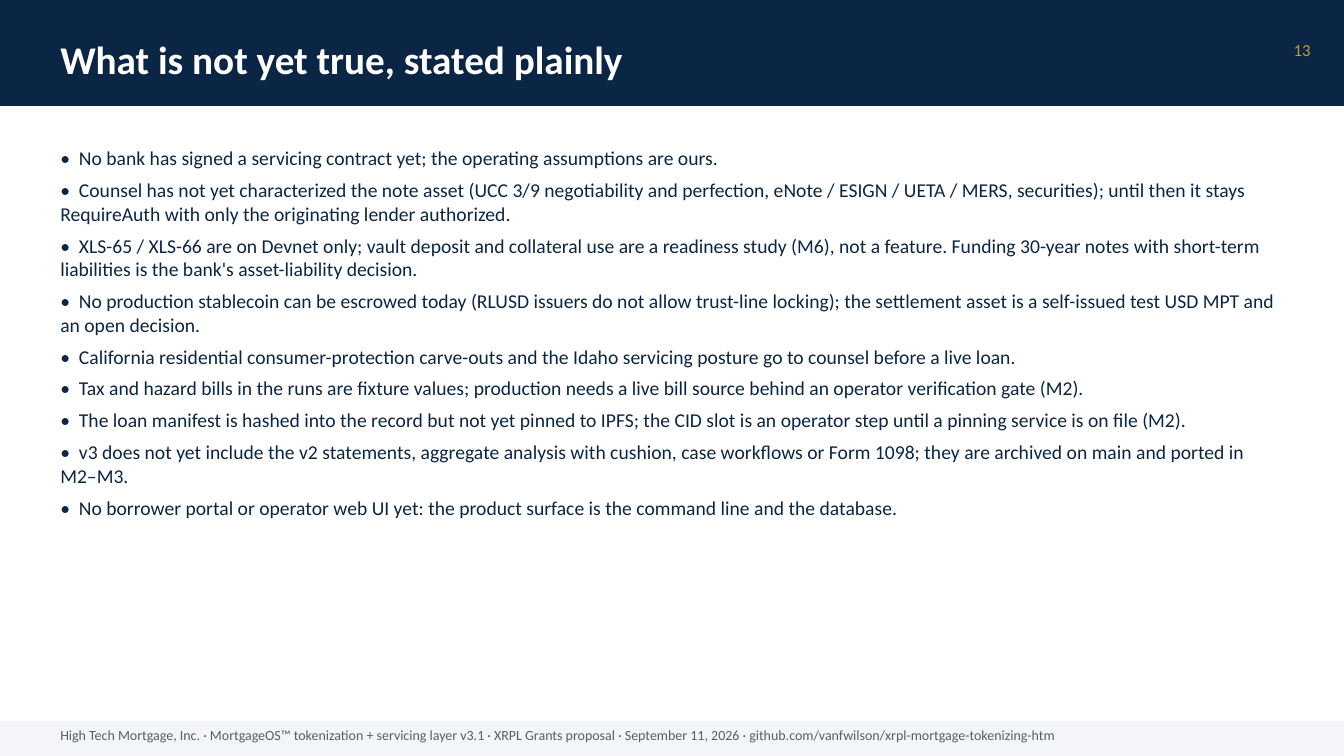
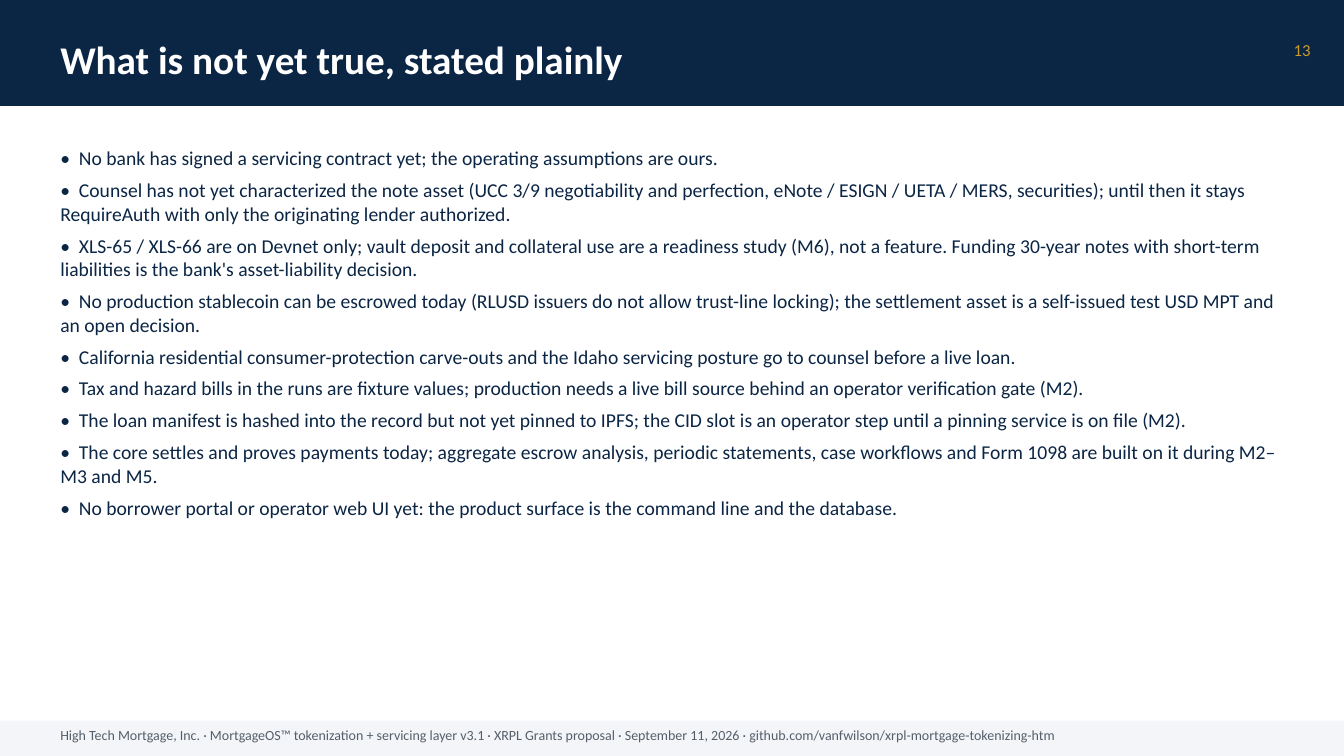
Before and after one commit to vanfwilson/xrpl-mortgage-tokenizing-htm, a slide deck: slide 13 of docs/grant-deck-2026-09-11.pptx. Drawn at 1344x756 pixels with LibreOffice and Linux fonts; fonts in the diff are those of the drawing. Boxes give left, top, right and bottom in pixels: in the first picture for what was removed or moved away, otherwise in the second. Text is boxed around its words. In the diff, an @@ line names an element or a change of style, - is before the commit and + after.

```diff
--- a/docs/grant-deck-2026-09-11.pptx
+++ b/docs/grant-deck-2026-09-11.pptx
@@ text at [60,445,1275,483]: text changed @@
-• v3 does not yet include the v2 statements, aggregate analysis with cushion, case workflows or Form 1098; they are archived on main and ported in M2–M3.
+• The core settles and proves payments today; aggregate escrow analysis, periodic statements, case workflows and Form 1098 are built on it during M2–M3 and M5.
```
Also in this commit, not shown: 10 other slides changed, 5 other files.
